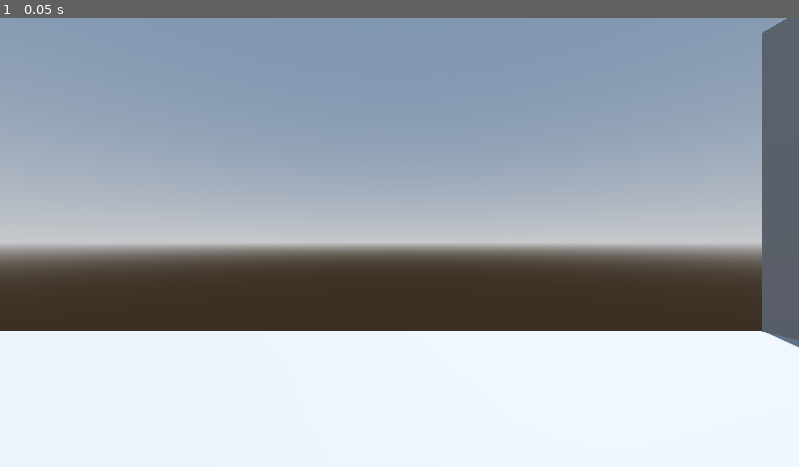
Above: before the commit, frame 1.
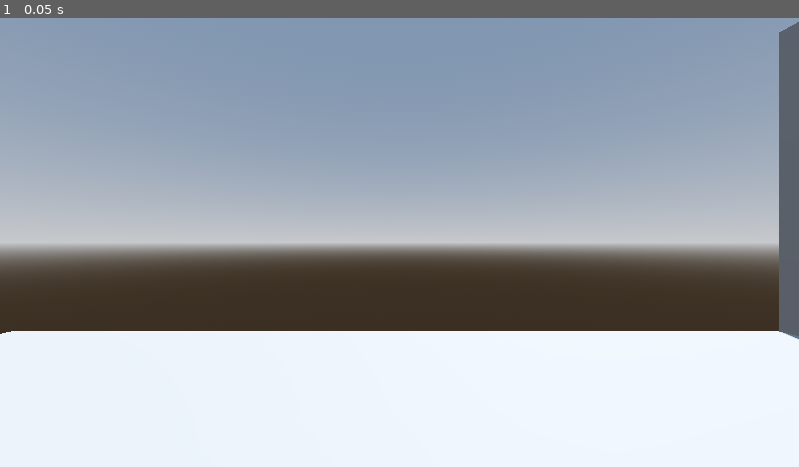
Above: after the commit, the same moment.

Repository: AdilDevStuff/PlayAtCamPos
Game: Godot game, scene res://Demo/demo_scene.tscn
The game is run twice, just before and just after one commit, with the same random seed, the same clock (stepped at 60 frames per second) and the same inputs.
Inputs:
- Up to frame 1 (0.05 s): no input

The runs differ from the first frame. In frame 1, 1.5% of the frame differs, in the area x 0-100%, y 0-74%.

Commit message:
Added reset target position button

Diff:
--- a/Demo/demo_scene.tscn
+++ b/Demo/demo_scene.tscn
@@ -27,6 +27,7 @@
 shadow_enabled = true
 
 [node name="Scene" type="CSGCombiner3D" parent="."]
+transform = Transform3D(1, 0, 0, 0, 1, 0, 0, 0, 1, 5.39046, 0, 0)
 use_collision = true
 
 [node name="CSGBox3D" type="CSGBox3D" parent="Scene"]
@@ -54,7 +55,7 @@
 size = Vector3(11, 8, 1)
 
 [node name="Player" type="CharacterBody3D" parent="."]
-transform = Transform3D(1, 0, 0, 0, 1, 0, 0, 0, 1, -5, 2, 0)
+transform = Transform3D(1, 0, 0, 0, 1, 0, 0, 0, 1, 0, 2, 0)
 metadata/_edit_group_ = true
 
 [node name="MeshInstance3D" type="MeshInstance3D" parent="Player"]
--- a/project.godot
+++ b/project.godot
@@ -24,6 +24,10 @@
 
 project/assembly_name="TVPTesting"
 
+[editor_plugins]
+
+enabled=PackedStringArray("res://addons/PlayAtCamPos/plugin.cfg")
+
 [input]
 
 PlayAtCurrentPosition={
Not shown, changed: addons/PlayAtCamPos/Global.gd
Not shown, changed: addons/PlayAtCamPos/scenes/Button.tscn
Not shown, changed: addons/PlayAtCamPos/scripts/play_at_cam_pos.gd
Not shown, changed: addons/PlayAtCamPos/scripts/plugin.gd
